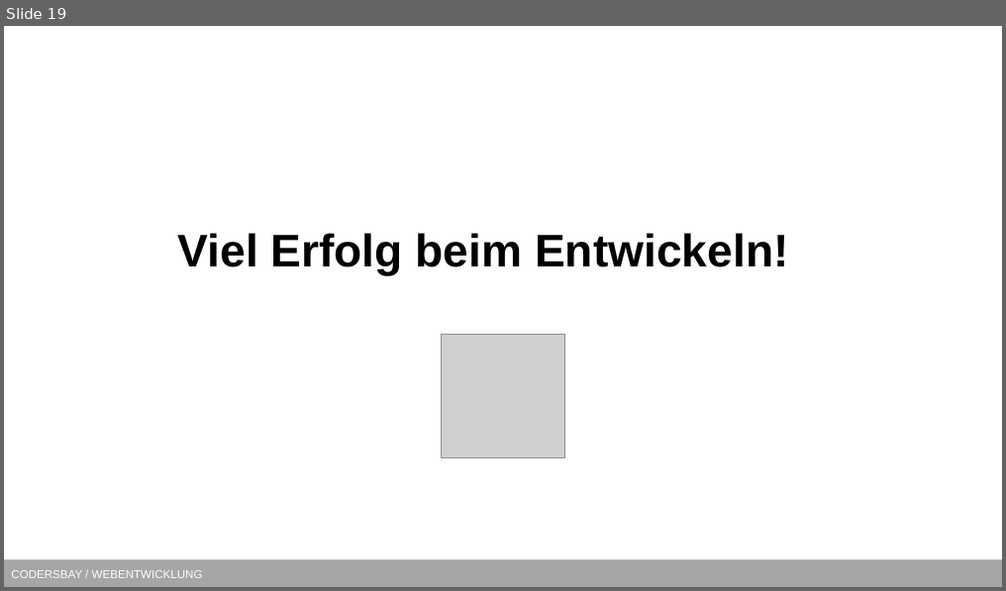
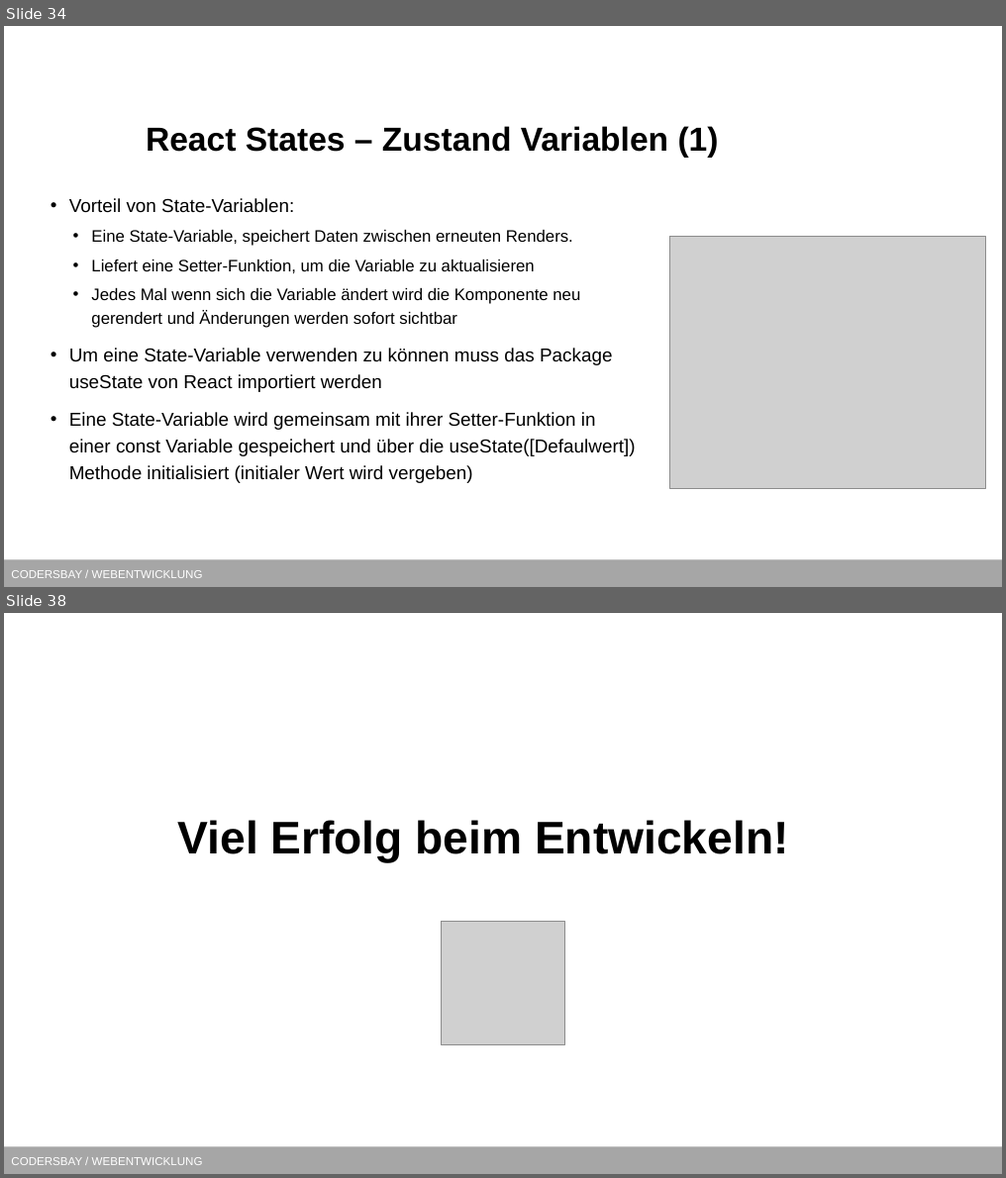
Before and after one commit to kodo89/Webentwicklung_23_24, a slide deck: 9. React/React.pptx. Shown one above the other, each under a label of ours: slide 19 before the commit, slides 34 and 38 after it; the slides between them are not shown. The pictures are 1006x591 and 1006x1178 pixels, drawn with LibreOffice and Linux fonts; fonts in the diff are those of the drawing; grey boxes stand for pictures; background and template pictures are left out. Boxes give left, top, right and bottom in pixels: in the first picture for what was removed or moved away, otherwise in the second. Text is boxed around its words. In the diff, an @@ line names an element or a change of style, - is before the commit and + after.

```diff
--- a/9. React/React.pptx
+++ b/9. React/React.pptx
@@ slide 34 added at (4,26,1002,587), background #FFFFFF; not listed: 1 template element that a slide beside it also shows @@
@@ title added at (146,126,719,158), 32 pt, text #000000, bold @@
+React States – Zustand Variablen (1)
@@ text added at (69,198,636,483), 18 pt, text #000000 @@
+• Vorteil von State-Variablen:
+  • Eine State-Variable, speichert Daten zwischen erneuten Renders.
+  • Liefert eine Setter-Funktion, um die Variable zu aktualisieren
+  • Jedes Mal wenn sich die Variable ändert wird die Komponente neu gerendert und Änderungen werden sofort sichtbar
+• Um eine State-Variable verwenden zu können muss das Package useState von React importiert werden
+• Eine State-Variable wird gemeinsam mit ihrer Setter-Funktion in einer const Variable gespeichert und über die useState([Defaulwert]) Methode initialisiert (initialer Wert wird vergeben)
@@ picture added at (670,236,986,488) @@
@@ what was slide 19 is now slide 38 @@
```
Also in this commit, not shown: 1 slide changed, 18 other slides added.
